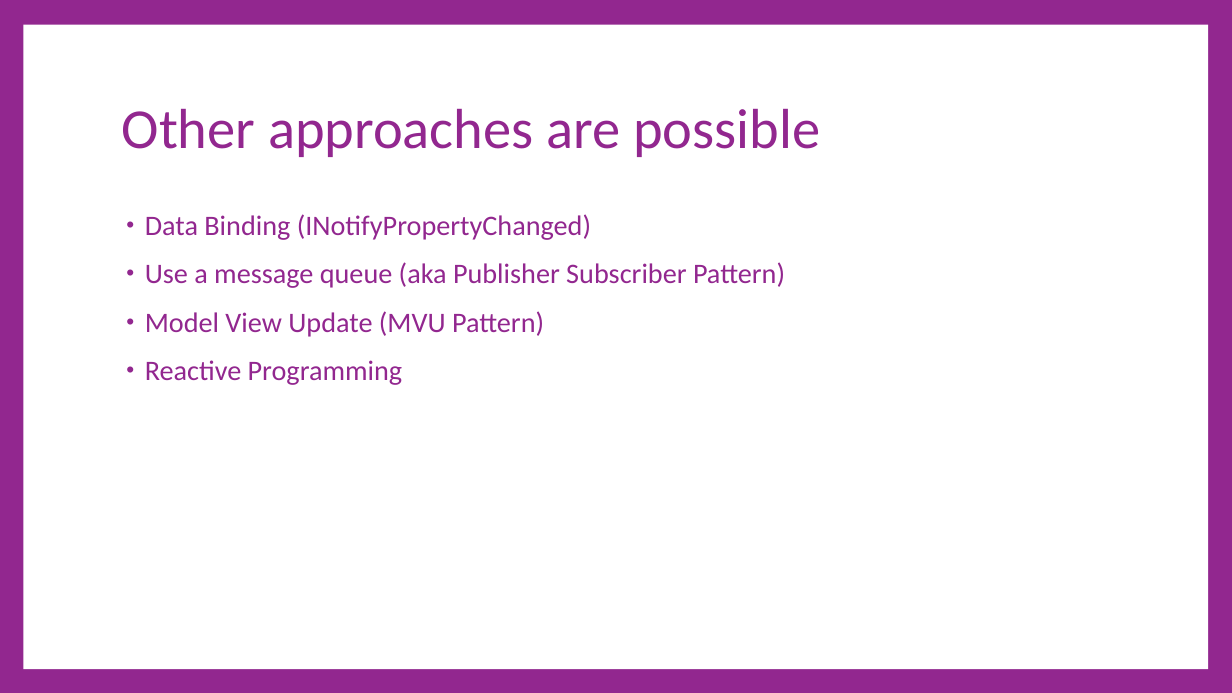
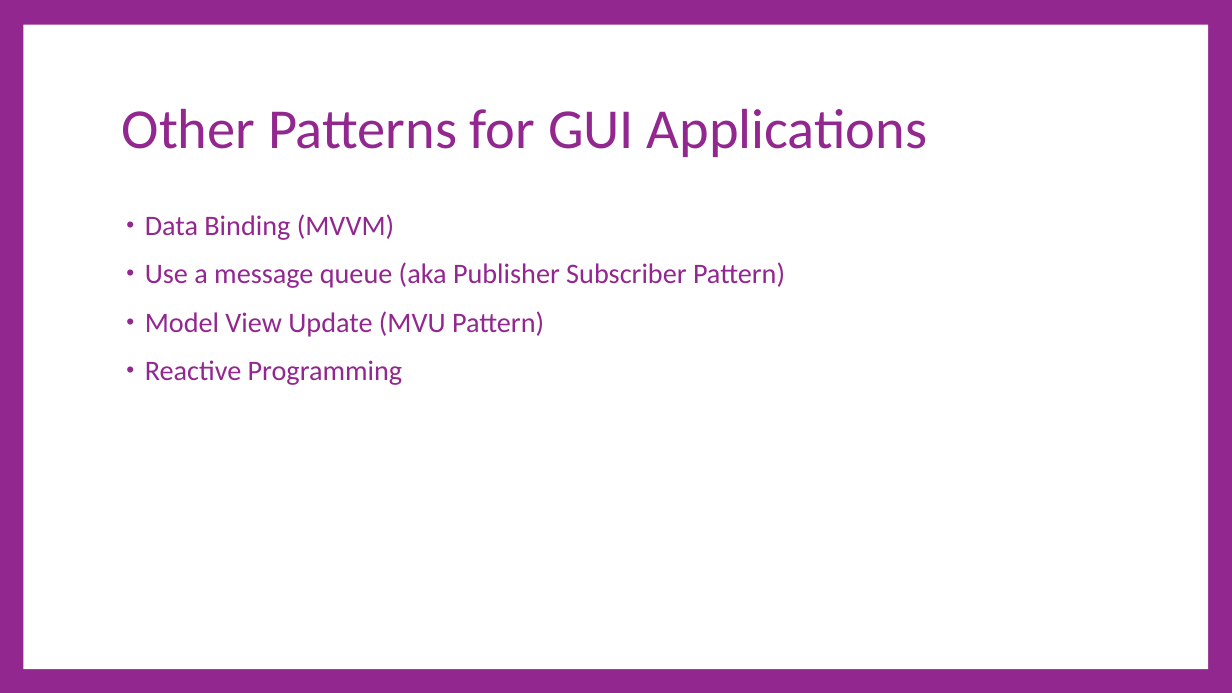
Before and after one commit to cdiggins/cs321, a slide deck: slide 19 of class-notes/cs321-winter-2023-lecture-15-final-project.pptx. Drawn at 1232x693 pixels with LibreOffice and Linux fonts; fonts in the diff are those of the drawing. Boxes give left, top, right and bottom in pixels: in the first picture for what was removed or moved away, otherwise in the second. Text is boxed around its words. In the diff, an @@ line names an element or a change of style, - is before the commit and + after.

```diff
--- a/class-notes/cs321-winter-2023-lecture-15-final-project.pptx
+++ b/class-notes/cs321-winter-2023-lecture-15-final-project.pptx
@@ title at [122,108,928,157]: text changed @@
-Other approaches are possible
+Other Patterns for GUI Applications
@@ text at [145,214,394,240]: text changed @@
-• Data Binding (INotifyPropertyChanged)
+• Data Binding (MVVM)
```
Also in this commit, not shown: 10 other slides changed, 9 slides added, 4 slides removed, 1 other file.
